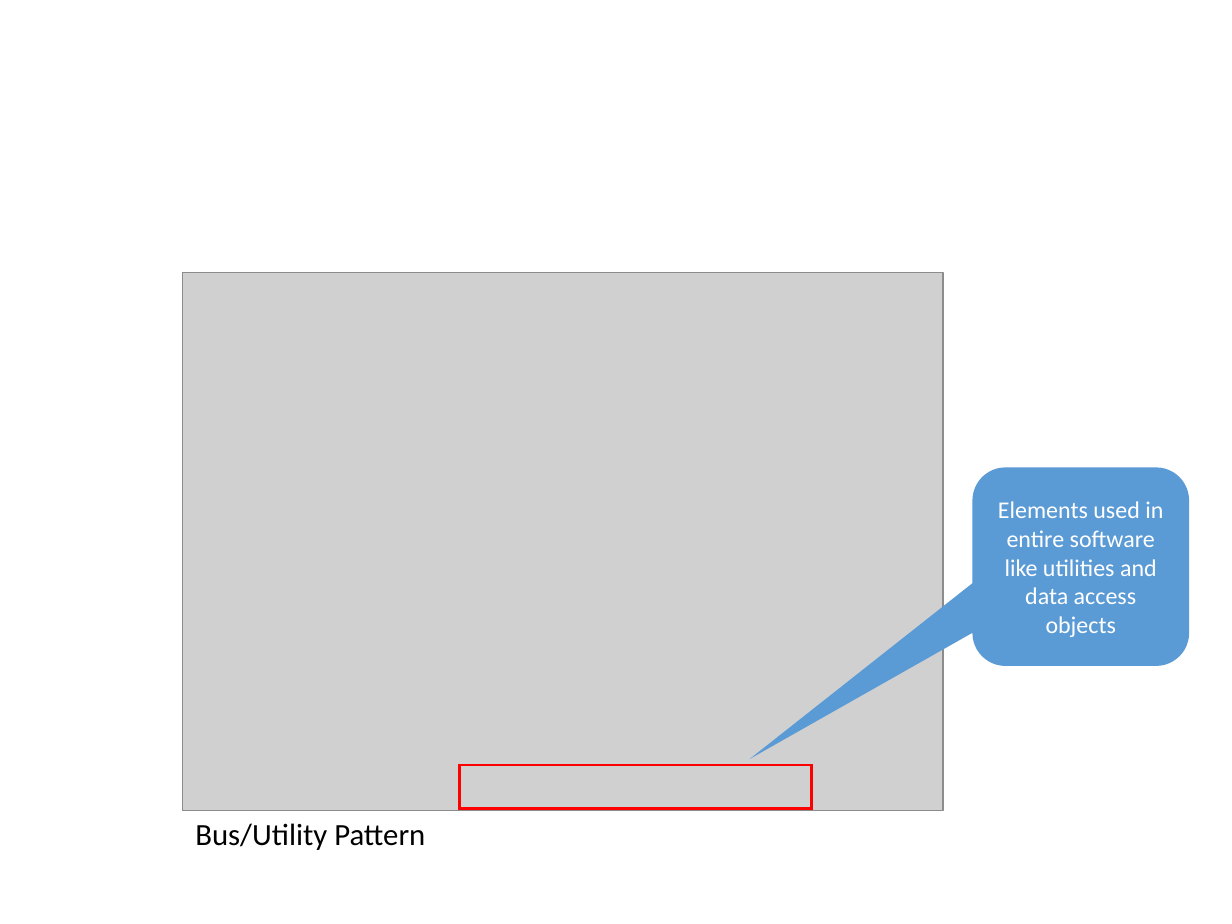
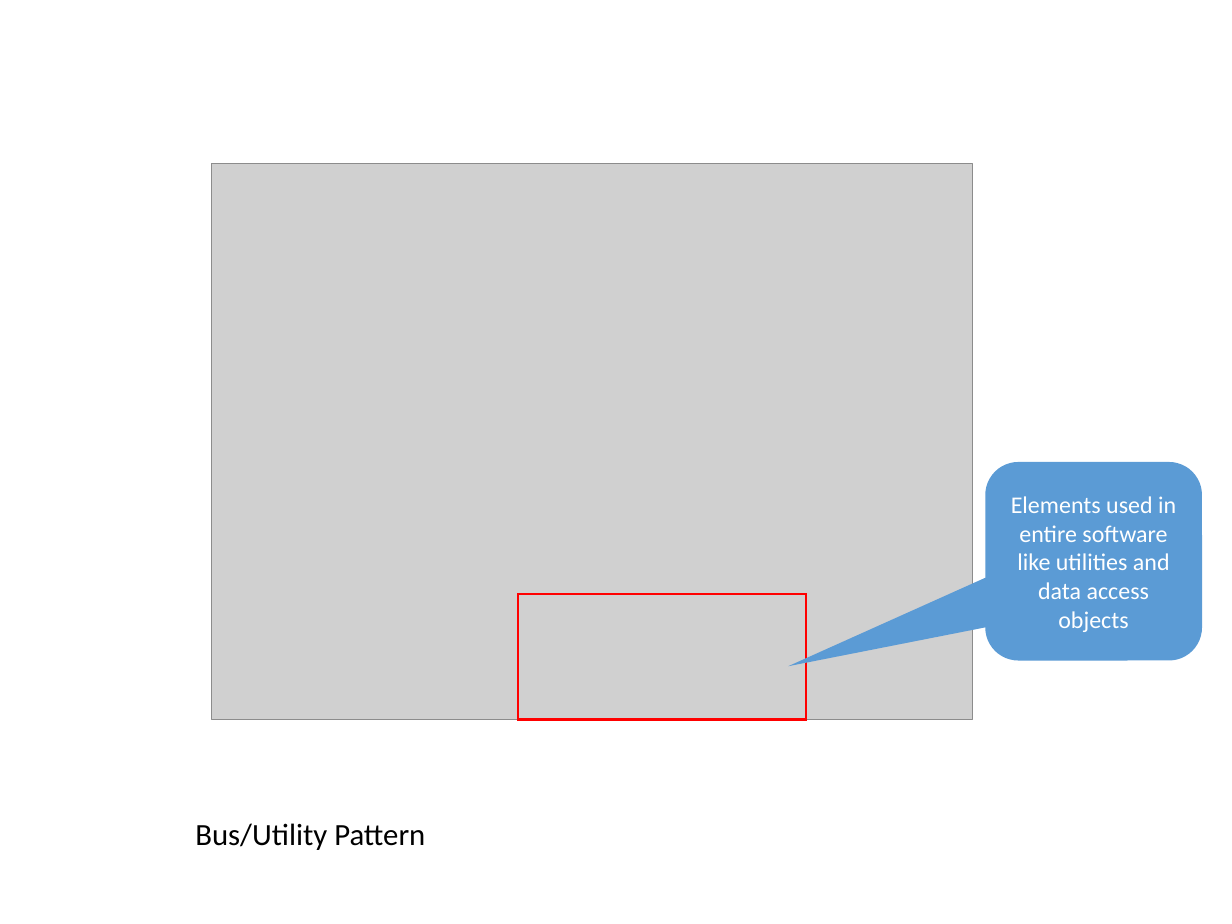
Before and after one commit to dsmsuite/dsmsuite.github.io, a slide deck: slide 11 of assets/img/Images.pptx (slide 14 before the commit). Drawn at 1232x924 pixels with LibreOffice and Linux fonts; fonts in the diff are those of the drawing; grey boxes stand for pictures. Boxes give left, top, right and bottom in pixels: in the first picture for what was removed or moved away, otherwise in the second. Text is boxed around its words. In the diff, an @@ line names an element or a change of style, - is before the commit and + after.

```diff
--- a/assets/img/Images.pptx
+++ b/assets/img/Images.pptx
@@ picture: place and size @@
-picture at bbox=[182, 272, 944, 811]
+picture at bbox=[212, 164, 973, 719]
@@ rounded speech box "Elements used in entire software ...": place and size @@
-rounded speech box "Elements used in entire software ..." at bbox=[972, 467, 1189, 665]
+rounded speech box "Elements used in entire software ..." at bbox=[986, 462, 1202, 660]
@@ rounded speech box "Elements used in entire software ..." at bbox=[986, 462, 1202, 660]: proportions changed @@
@@ rectangle: place and size @@
-rectangle at bbox=[460, 765, 811, 809]
+rectangle at bbox=[519, 594, 807, 719]
```
Also in this commit, not shown: 11 other slides changed, 1 slide added, 5 slides removed, 5 other files.
